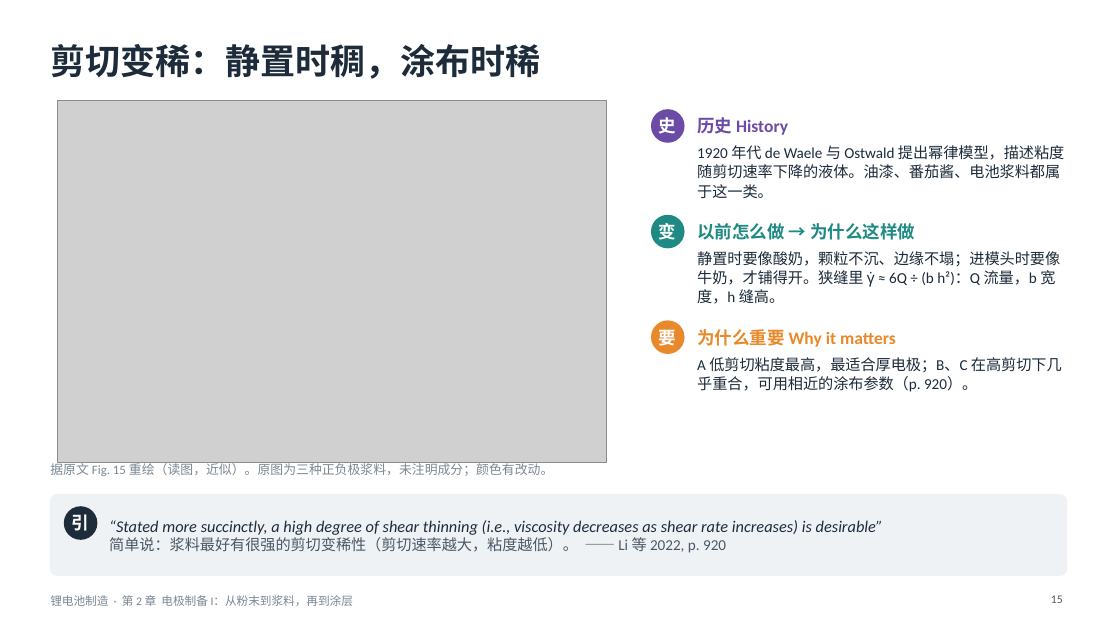
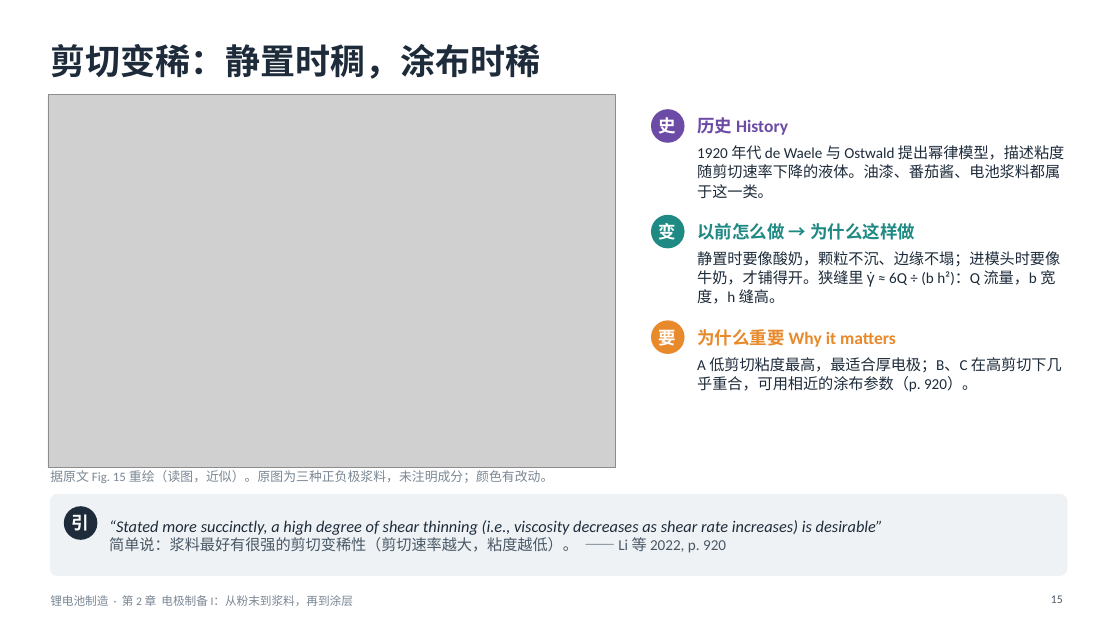
Before and after one commit to zhaoyuw44-lang/Trash, a slide deck: slide 15 of slides/decks/batmfg/batmfg_ch2.pptx. Drawn at 1120x630 pixels with LibreOffice and Linux fonts; fonts in the diff are those of the drawing; grey boxes stand for pictures. Boxes give left, top, right and bottom in pixels: in the first picture for what was removed or moved away, otherwise in the second. Text is boxed around its words. In the diff, an @@ line names an element or a change of style, - is before the commit and + after.

```diff
--- a/slides/decks/batmfg/batmfg_ch2.pptx
+++ b/slides/decks/batmfg/batmfg_ch2.pptx
@@ picture: place and size @@
-picture at [58, 101, 607, 462]
+picture at [48, 94, 616, 468]
@@ text "据原文 Fig. 15 重绘（读图，近似）。原图为三种正负极浆料，未注明成分；颜色有改动。": place and size @@
-text "据原文 Fig. 15 重绘（读图，近似）。原图为三种正负极浆料，未注明成分；颜色有改动。" at [50, 461, 553, 476]
+text "据原文 Fig. 15 重绘（读图，近似）。原图为三种正负极浆料，未注明成分；颜色有改动。" at [50, 470, 553, 483]
```
Also in this commit, not shown: 6 other slides changed, 9 other files.
